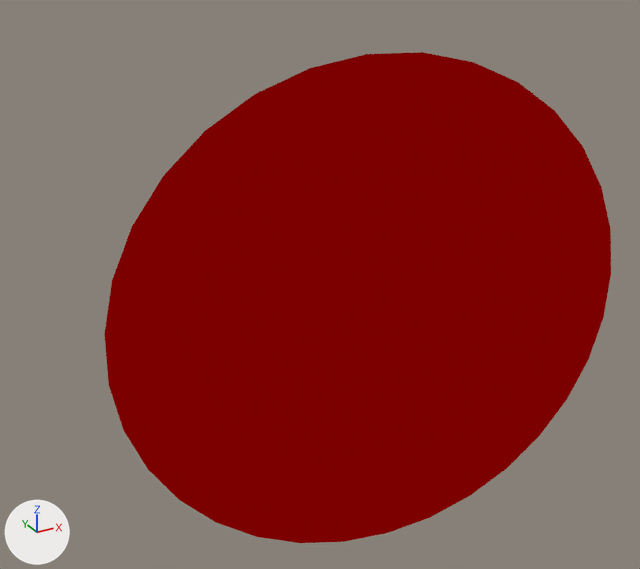
The Blender file View/Blender/Pfeil/Pfeil_Highlight.blend, before and after one commit.
Rendered twice from a camera (50 mm lens) standing at (-0.314, -0.604, 0.251) and looking at (-0.002, -0.037, -0.032). Every picture has the same lights, and +X, +Y and +Z are marked at lower left.
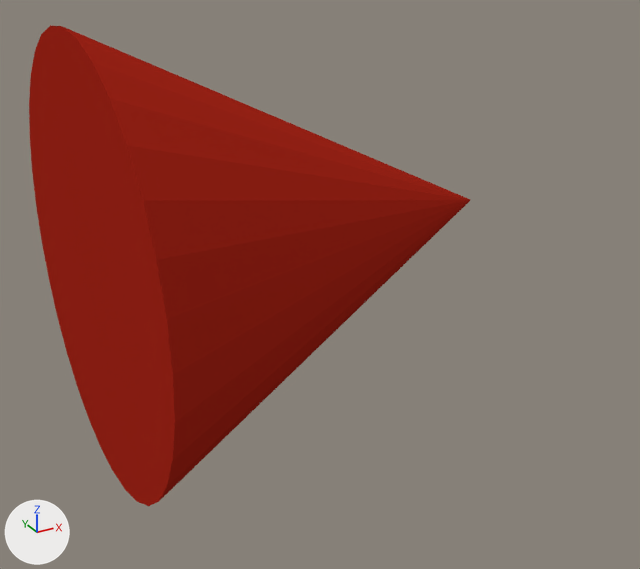
What the commit changed:
Material 'Material.003' (mat_material_003) changes colour from red #bc0000 to red #aa2719; in linear values from (0.5, 0.0, 0.0) to (0.4, 0.02, 0.01).
Object 'Cone' (ob_cone) turns from (-89, -4.4, -11) to (0, 90, 0) degrees about x, y and z.

Where the change shows, as pixel boxes [x1, y1, x2, y2] in the pictures (640 x 569 px):
'Cone', recoloured, turned
    before: [104, 52, 611, 543]
    after: [29, 25, 470, 506]
